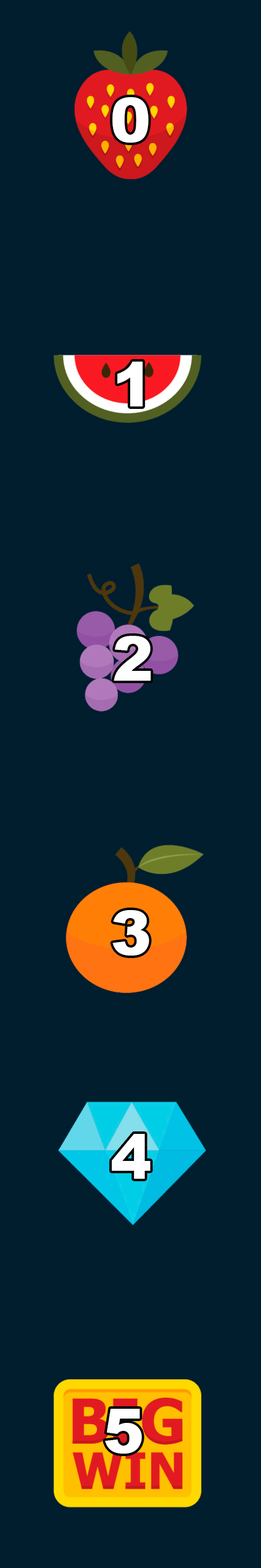
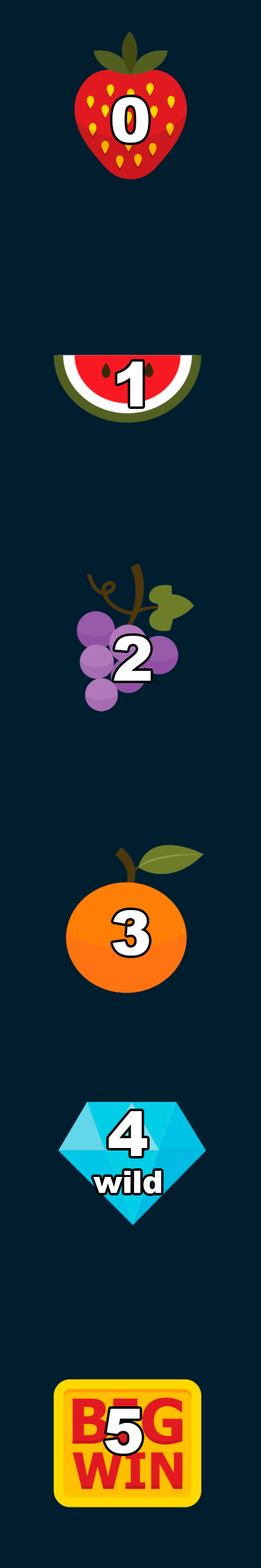
Revision of a layered 261 x 1568 image; what changed, layer by layer:
painted on "4" over [93, 1111, 162, 1194]
